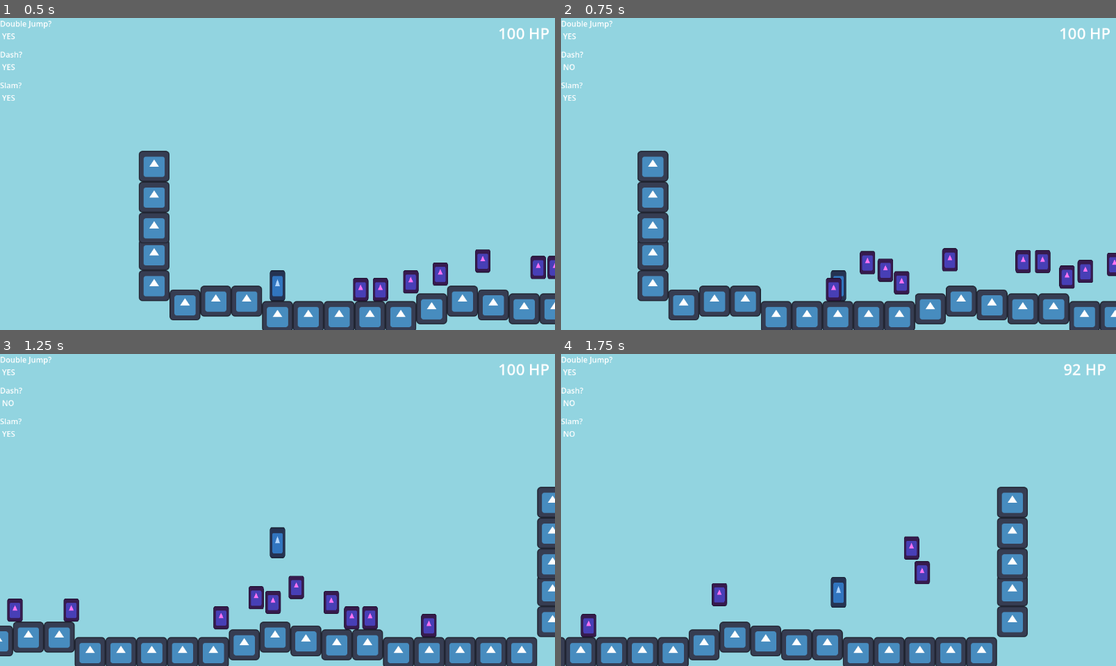
Above: before the commit, frames 1-4 (two rows, left to right).
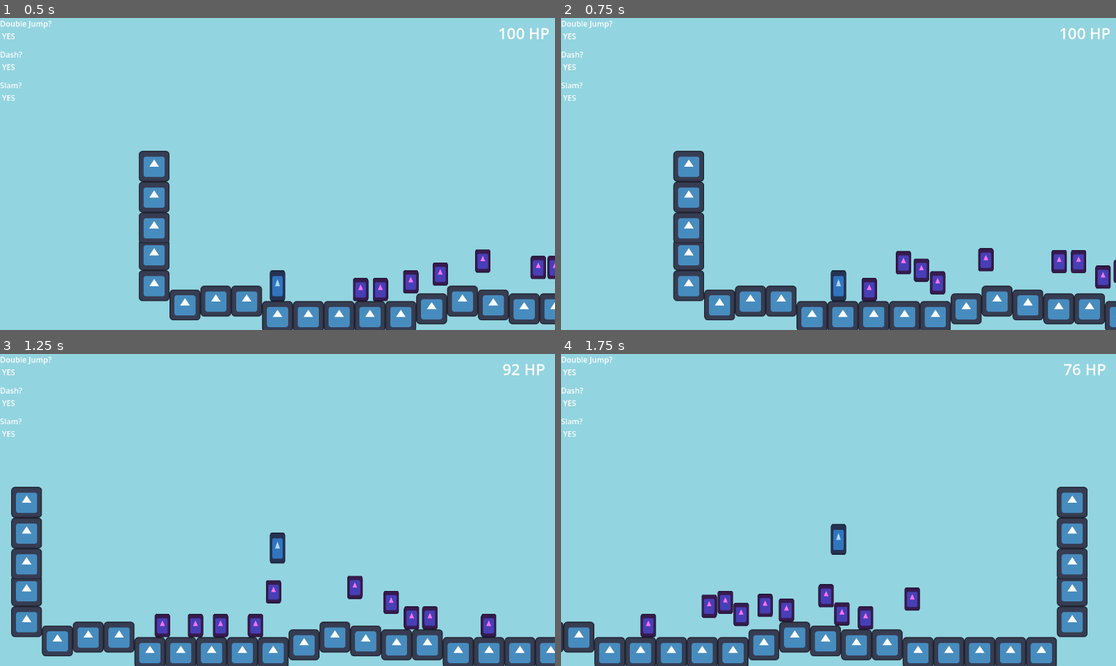
Above: after the commit, the same moments.

Repository: HeroHunterIguess/untitled-wip-game
Game: Godot game, scene res://scenes/worlds/test_scene.tscn
Same seed, same stepped clock (60 frames per second), same inputs: the game is played once before the commit and once after it. The engine's default icon, where the game draws it, is replaced by a stand-in: a white triangle on a blue panel in a dark square.
Inputs (mouse positions are in pixels of both pictures, inside the frame that each line leads up to):
- Up to frame 1 (0.5 s): no input
- Up to frame 2 (0.75 s): move the mouse to (960, 158) at 0.52 s; hold D (right) from 0.53 s (still down); tap Shift (dash) at 0.6 s
- Up to frame 3 (1.25 s): keep holding D (right); tap Space (double jump) at 0.77 s; right-click (399, 494) at 0.8 s
- Up to frame 4 (1.75 s): keep holding D (right); move the mouse to (727, 525) at 1.27 s; right-click (727, 525) at 1.35 s; tap Space (double jump) at 1.52 s; tap F (ground_slam) at 1.55 s

Frame 1 is identical in both runs. In frame 2, 14% of the frame differs, in the area x 0-100%, y 14-100%; in frame 3, 15%, in the area x 0-100%, y 3-100%; in frame 4, 14%.
Error before the commit: Invalid call. Nonexistent function 'take_damage' in base 'RigidBody2D (grenade.gd)'. (res://scripts/game/grenade.gd:28)

Commit message:
new features

Diff:
--- /dev/null
+++ b/scenes/objects/health_pickup.tscn
@@ -0,0 +1,19 @@
+[gd_scene format=3 uid="uid://do4q7gbj58ics"]
+
+[ext_resource type="Script" uid="uid://coedmgwdxbt0v" path="res://scripts/objects/health_pickup.gd" id="1_8lmx5"]
+[ext_resource type="Texture2D" uid="uid://bvhe2m66j7025" path="res://icon.svg" id="1_vmwfw"]
+
+[sub_resource type="CircleShape2D" id="CircleShape2D_8lmx5"]
+radius = 17.888544
+
+[node name="health_pickup" type="Area2D" unique_id=1357647121]
+script = ExtResource("1_8lmx5")
+
+[node name="CollisionShape2D" type="CollisionShape2D" parent="." unique_id=1180043628]
+shape = SubResource("CircleShape2D_8lmx5")
+
+[node name="Icon" type="Sprite2D" parent="." unique_id=79104534]
+scale = Vector2(0.25, 0.25)
+texture = ExtResource("1_vmwfw")
+
+[connection signal="area_entered" from="." to="." method="_on_area_entered"]
--- a/scripts/autoloads/data.gd
+++ b/scripts/autoloads/data.gd
@@ -7,3 +7,10 @@
 var can_freeze = true
 
 var player_health = 100
+
+
+# what does the player have unlocked
+var has_dash = false
+var has_ground_slam = false
+var has_grenade = false
+var max_jumps = 1
--- a/scripts/game/grenade.gd
+++ b/scripts/game/grenade.gd
@@ -17,7 +17,7 @@
 	move_and_collide(velocity * delta)
 
 
-func _on_initial_hit_area_entered(area: Area2D) -> void:
+func _on_initial_hit_area_entered(_area: Area2D) -> void:
 	hit_something = true
 
 
--- a/scripts/game/player.gd
+++ b/scripts/game/player.gd
@@ -6,7 +6,6 @@
 const SOFT_SPEED_CAP = 420
 const JUMP_FORCE = 890
 const COYOTE_TIME = 0.085
-const MAX_DOUBLE_JUMPS = 2
 
 const DASH_COOLDOWN = 75
 const DASH_FORCE = 1000
@@ -72,7 +71,7 @@
 			velocity.x = move_toward(velocity.x, 0, global.FRICTION * delta)
 
 		# dash in direction last pressed
-		if Input.is_action_just_pressed("dash") && data.dash_timer <= 0.0:
+		if Input.is_action_just_pressed("dash") && data.dash_timer <= 0.0 && data.has_dash:
 			data.dash_timer = DASH_COOLDOWN
 			dashing = true
 			if moving_right:
@@ -103,7 +102,7 @@
 	# add coyote time
 	if is_on_floor():
 		coyote_timer = COYOTE_TIME
-		data.double_jumps = MAX_DOUBLE_JUMPS
+		data.double_jumps = data.max_jumps
 
 		# reset can_freeze if on ground
 		data.can_freeze = true
@@ -160,7 +159,7 @@
 		remove_child(melee_attack)
 
 	# ground slam attack
-	if Input.is_action_just_pressed("ground_slam") && !is_attacking && !is_on_floor() && data.slam_timer <= 0 && !frozen:
+	if Input.is_action_just_pressed("ground_slam") && !is_on_floor() && data.slam_timer <= 0 && !frozen && data.has_ground_slam:
 		# spawn hitbox and set positiong
 		ground_slam = ground_slam_preload.instantiate()
 		add_child(ground_slam)
@@ -183,7 +182,7 @@
 		ground_slam = null
 
 	# spawn grenade
-	if Input.is_action_just_pressed("grenade"):
+	if Input.is_action_just_pressed("grenade") && data.has_grenade:
 		var grenade = grenade_preload.instantiate()
 		add_child(grenade)
 
--- /dev/null
+++ b/scripts/objects/health_pickup.gd
@@ -0,0 +1,7 @@
+extends Area2D
+
+const HEALING = 5
+
+func _on_area_entered(area: Area2D) -> void:
+	if area.is_in_group("player"):
+		data.player_health += HEALING
Not shown, added: scripts/objects/health_pickup.gd.uid
